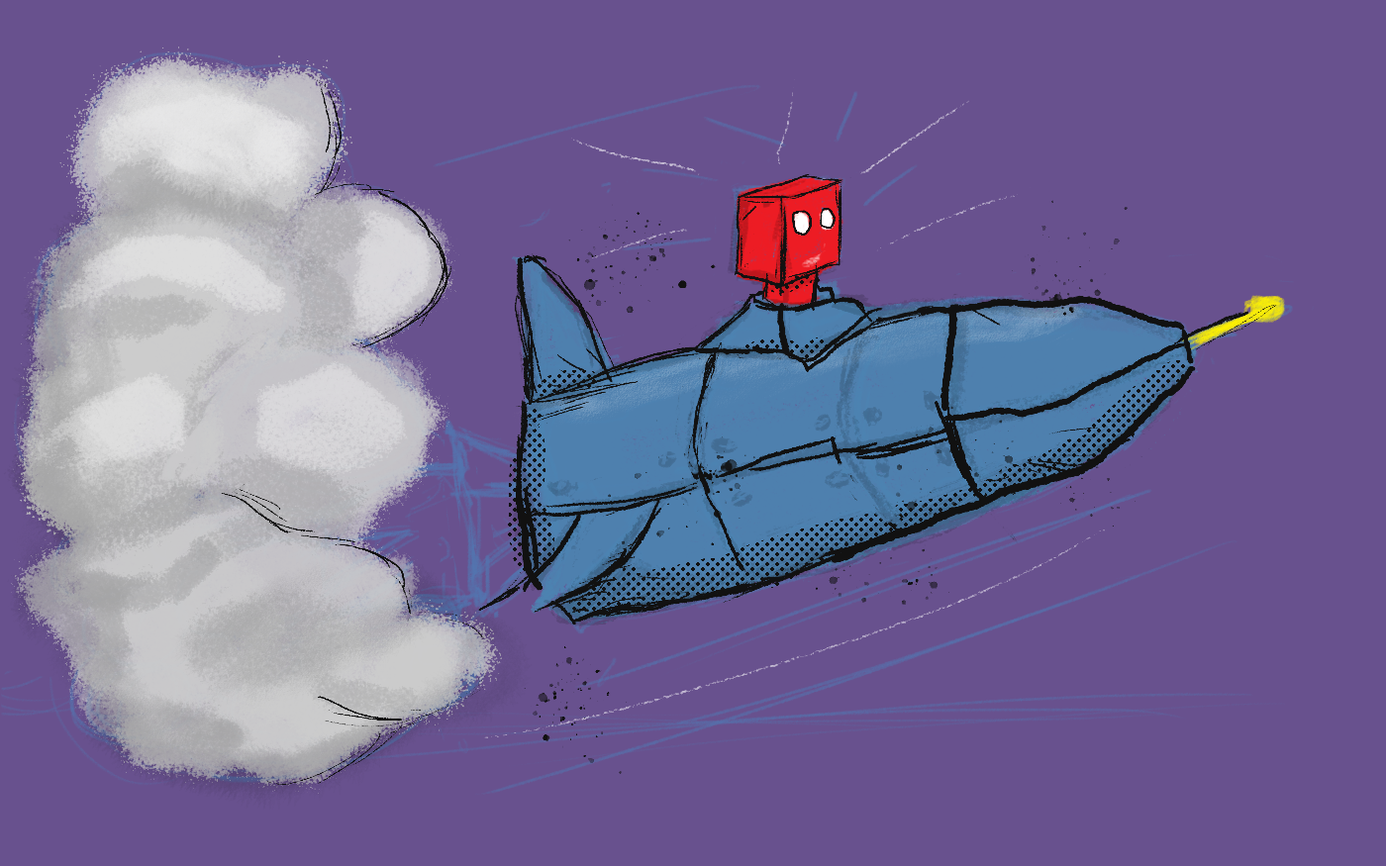
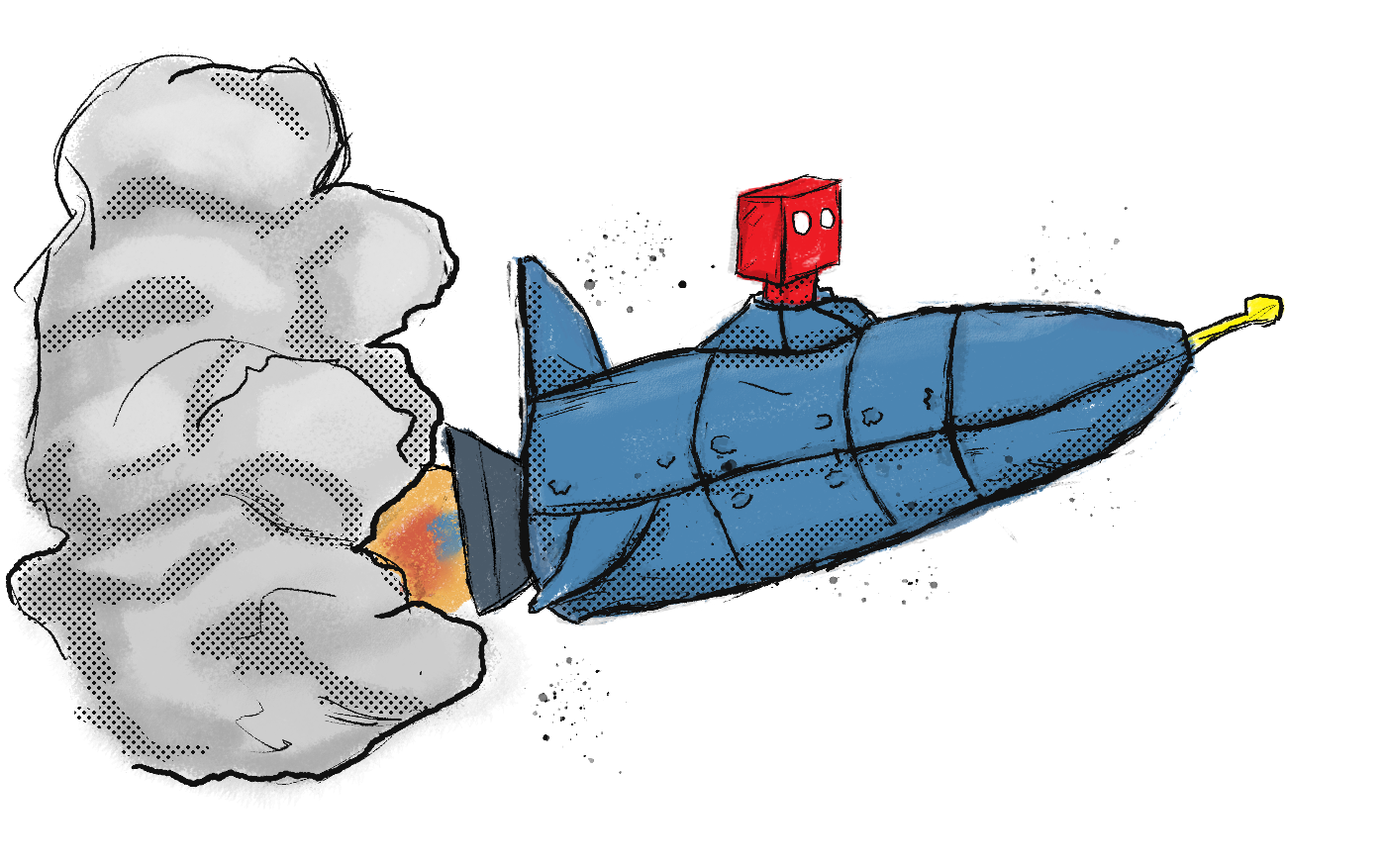
The second 1386x866 image is a revision of the first. Changes to its layers:
renamed "Layer 2" to "Inking", painted on it over <box>4,54,1285,789</box>
moved "Rocket Ship" above "Fire" over <box>439,256,1225,630</box>
painted on "Darks" (1st of 4, in "Rocket Ship") over <box>835,294,1025,321</box>
"Midtones" (1st of 4, in "Rocket Ship"): opacity 90% → 100%, painted on it over <box>439,256,1198,630</box>
added layer "Lights" (1st of 3, in "Fire") (lighten, 60%) in group "Fire" over <box>376,465,474,612</box>
added layer "Darks" (2nd of 4, in "Fire") (multiply, 20%) in group "Fire" over <box>359,499,460,602</box>
moved "Midtones" (2nd of 4, in "Fire") into group "Fire", painted on it over <box>363,463,478,614</box>
hid group "Underdrawing" (2 layers) over <box>0,0,1386,866</box>
